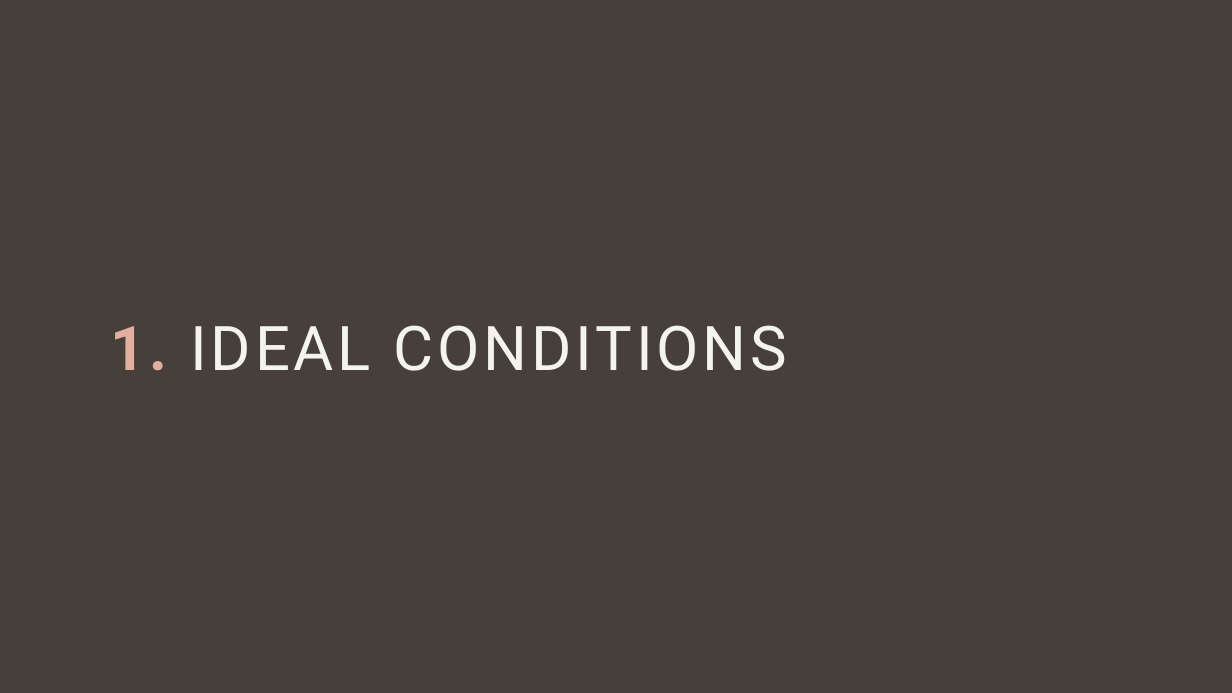
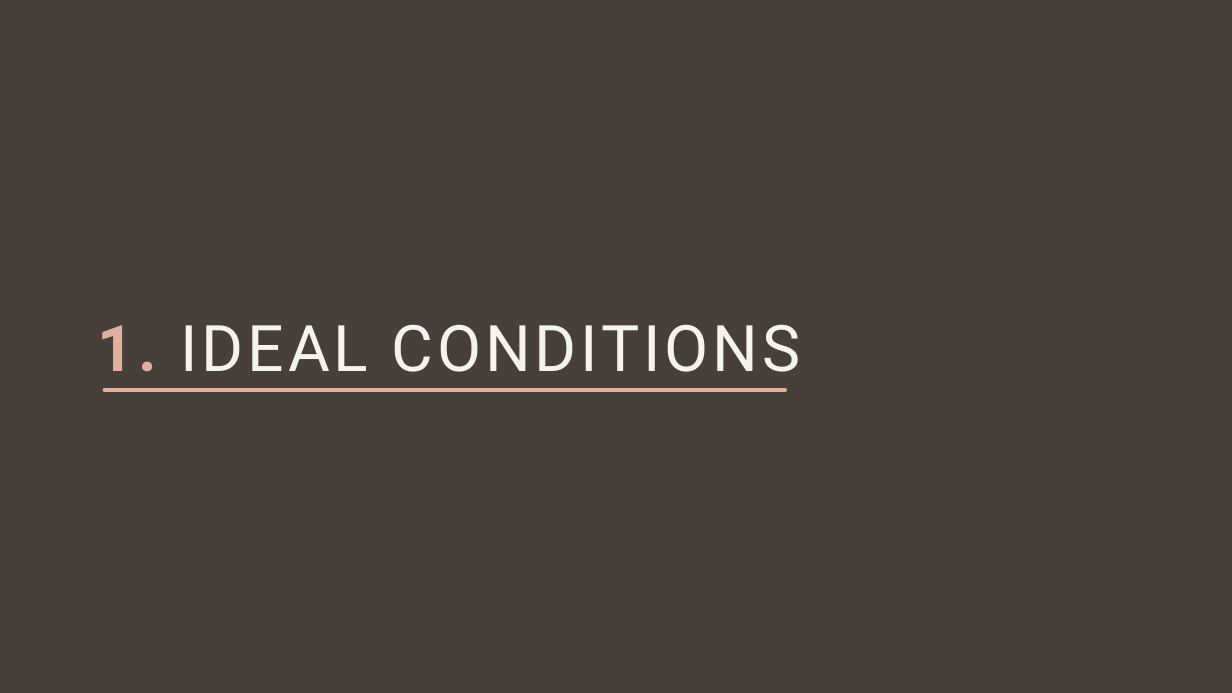
Before and after one commit to giovanniligato/E91-Protocol, a slide deck: slide 6 of Slides/E91 Protocol.pptx. Drawn at 1232x693 pixels with LibreOffice and Linux fonts; fonts in the diff are those of the drawing. Boxes give left, top, right and bottom in pixels: in the first picture for what was removed or moved away, otherwise in the second. Text is boxed around its words. In the diff, an @@ line names an element or a change of style, - is before the commit and + after.

```diff
--- a/Slides/E91 Protocol.pptx
+++ b/Slides/E91 Protocol.pptx
@@ text "1. IDEAL CONDITIONS": place and size @@
-text "1. IDEAL CONDITIONS" at <box>110,325,787,371</box>
+text "1. IDEAL CONDITIONS" at <box>97,324,800,372</box>
@@ text "1. IDEAL CONDITIONS" at <box>97,324,800,372</box>: size 48 to 50 pt @@
@@ line added from (786, 390) to (104, 390), #E0AFA0 3 pt @@
```
Also in this commit, not shown: 15 other slides changed, 3 slides removed, 3 other files.
